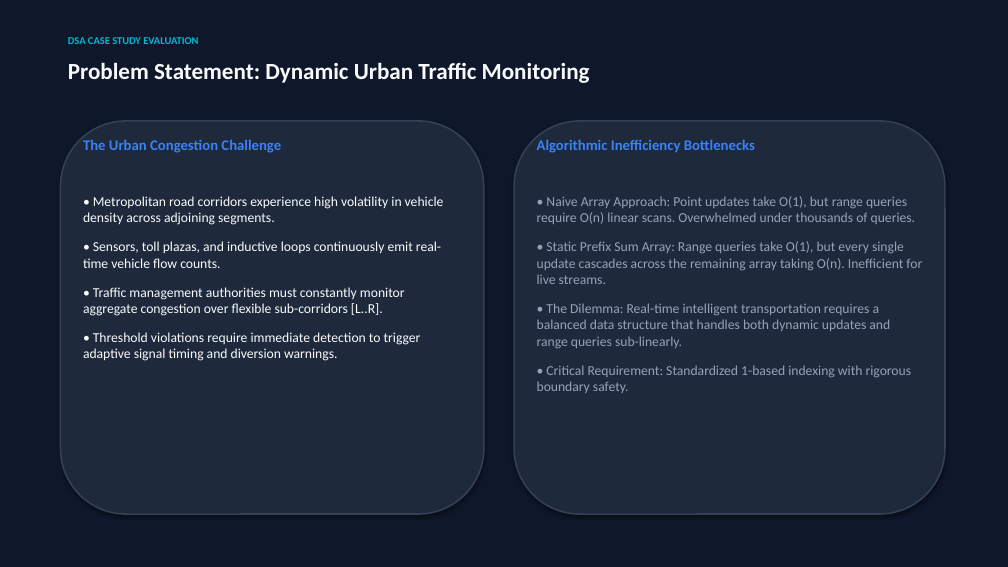
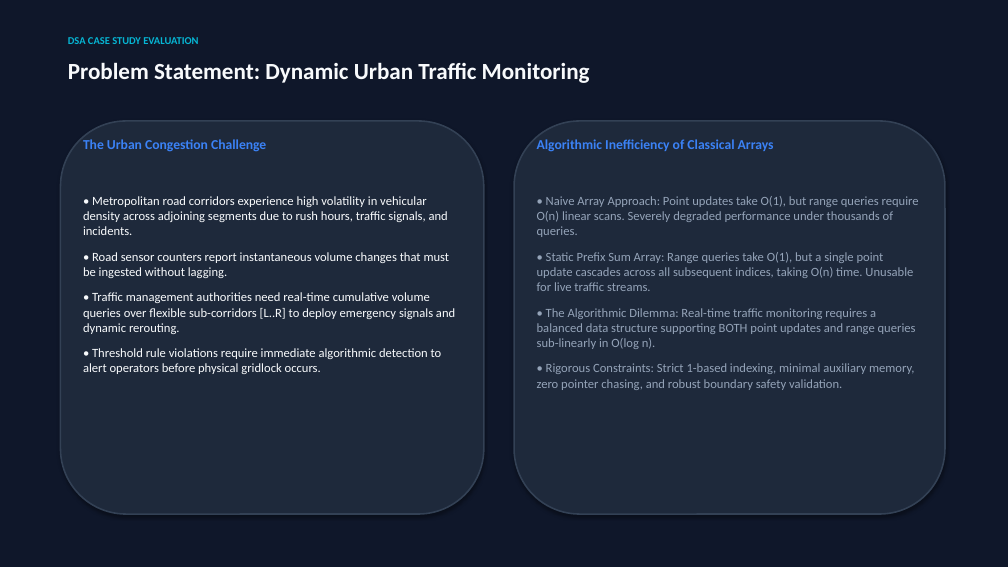
Before and after one commit to Jeyadev3/FlowGrid_Traffic_Analytics, a slide deck: slide 3 of presentation/Fenwick_Tree_Case_Study.pptx (slide 2 before the commit). Drawn at 1008x567 pixels with LibreOffice and Linux fonts; fonts in the diff are those of the drawing. Boxes give left, top, right and bottom in pixels: in the first picture for what was removed or moved away, otherwise in the second. Text is boxed around its words. In the diff, an @@ line names an element or a change of style, - is before the commit and + after.

```diff
--- a/presentation/Fenwick_Tree_Case_Study.pptx
+++ b/presentation/Fenwick_Tree_Case_Study.pptx
@@ text "The Urban Congestion Challenge" at [83, 139, 266, 152]: size 14 to 13 pt @@
@@ text at [537, 139, 774, 152]: text changed; size 14 to 13 pt @@
-Algorithmic Inefficiency Bottlenecks
+Algorithmic Inefficiency of Classical Arrays
@@ text at [83, 196, 455, 374]: text changed; size 13 to 12 pt @@
-• Metropolitan road corridors experience high volatility in vehicle density across adjoining segments.
-• Sensors, toll plazas, and inductive loops continuously emit real-time vehicle flow counts.
-• Traffic management authorities must constantly monitor aggregate congestion over flexible sub-corridors [L..R].
-• Threshold violations require immediate detection to trigger adaptive signal timing and diversion warnings.
+• Metropolitan road corridors experience high volatility in vehicular density across adjoining segments due to rush hours, traffic signals, and incidents.
+• Road sensor counters report instantaneous volume changes that must be ingested without lagging.
+• Traffic management authorities need real-time cumulative volume queries over flexible sub-corridors [L..R] to deploy emergency signals and dynamic rerouting.
+• Threshold rule violations require immediate algorithmic detection to alert operators before physical gridlock occurs.
@@ text at [537, 196, 919, 390]: text changed; size 13 to 12 pt @@
-• Naive Array Approach: Point updates take O(1), but range queries require O(n) linear scans. Overwhelmed under thousands of queries.
-• Static Prefix Sum Array: Range queries take O(1), but every single update cascades across the remaining array taking O(n). Inefficient for live streams.
-• The Dilemma: Real-time intelligent transportation requires a balanced data structure that handles both dynamic updates and range queries sub-linearly.
-• Critical Requirement: Standardized 1-based indexing with rigorous boundary safety.
+• Naive Array Approach: Point updates take O(1), but range queries require O(n) linear scans. Severely degraded performance under thousands of queries.
+• Static Prefix Sum Array: Range queries take O(1), but a single point update cascades across all subsequent indices, taking O(n) time. Unusable for live traffic streams.
+• The Algorithmic Dilemma: Real-time traffic monitoring requires a balanced data structure supporting BOTH point updates and range queries sub-linearly in O(log n).
+• Rigorous Constraints: Strict 1-based indexing, minimal auxiliary memory, zero pointer chasing, and robust boundary safety validation.
```
Also in this commit, not shown: 9 other slides changed, 6 slides added, 4 slides removed, 2 other files.
